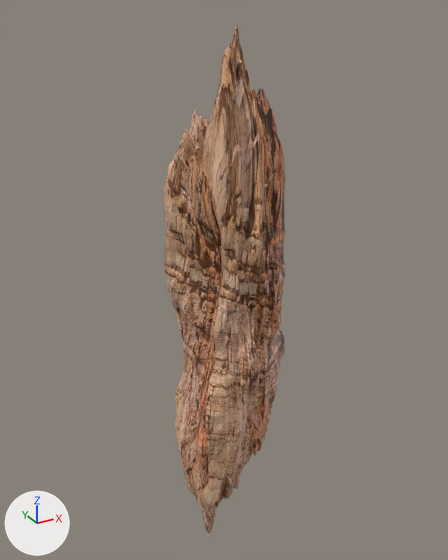
An edit to the FBX model Assets/Models/Stone/Stone.fbx, drawn before and after from the same camera.
Rendered twice from a camera (50 mm lens) standing at (-22.9, -41.7, 24.2) and looking at (0.9, 1.6, 2.5). Arrows for +X, +Y and +Z are at lower left; the lights stay in place. Where no turn or scale is listed for an object, it has been applied to the vertices.

Names of what the first picture shows: 'Crystal'.
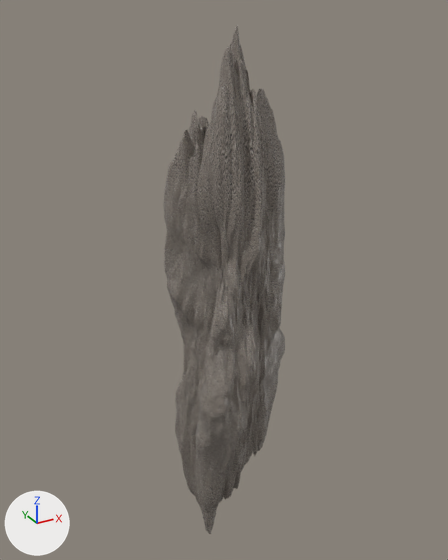
Where the change shows, as pixel boxes (x1, y1, x2, y2) in the pictures (448 x 560 px):
'Crystal', surface changed (brown to grey): (164, 26, 285, 534) in both

The edits, one by one:
Picture 'Textura.png' (img_textura_png) is new.
Material 'Material' (mat_material) changes its picture from img_brown_stone_jpg to img_textura_png.
me_cube_001 has 24578 vertices, 24576 faces and spans x -4.3..6.7, y -5.4..5.1, z -24.0..23.1.
me_cube_001 is used by ob_crystal; location (0.0, 0.0, 0.0).
me_cube_001 part 1: texture (UV) coordinates of 24576 of 24576 faces, centred in x -4.2..6.7, y -5.3..5.1, z -23.8..23.0, changed; they spanned u 0.0..1.0, v -0.01..1.01 and now span u -0.48..1.48, v -0.49..1.49.
